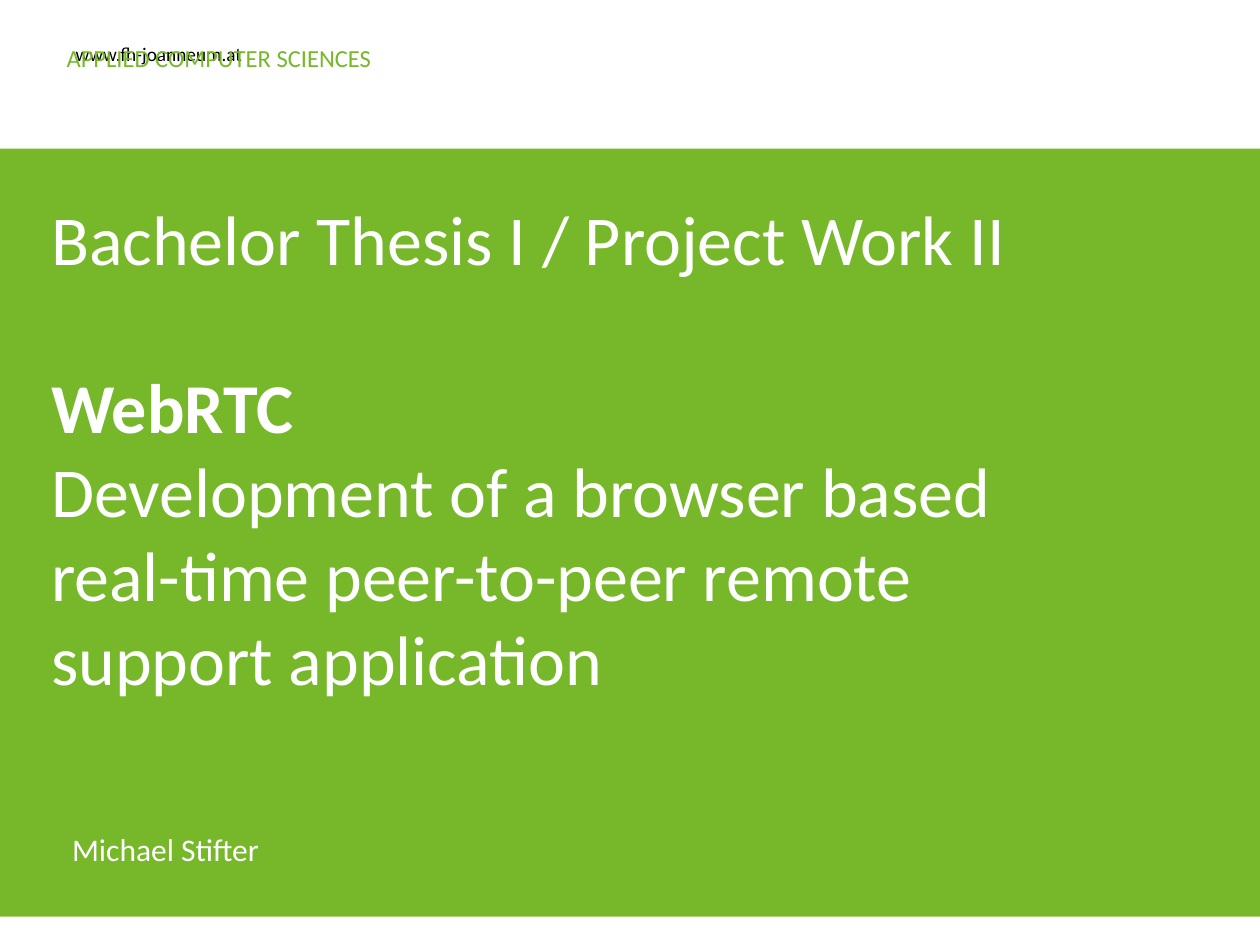
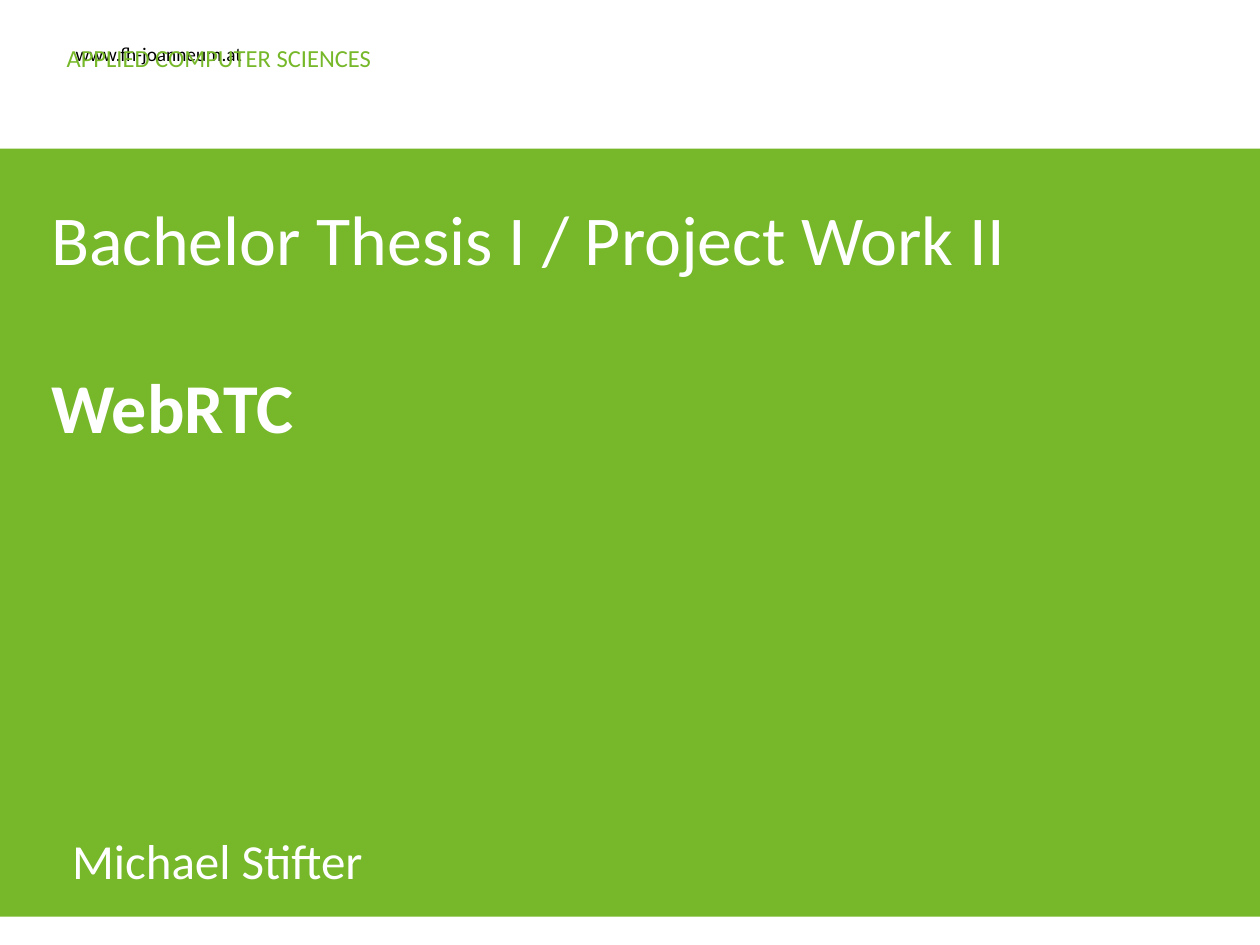
Before and after one commit to MICSTI/web-rtc, a slide deck: slide 1 of presentations/20151113 Initial presentation/WebRTC_Initial.pptx. Drawn at 1260x945 pixels with LibreOffice and Linux fonts; fonts in the diff are those of the drawing; background and template pictures are left out. Boxes give left, top, right and bottom in pixels: in the first picture for what was removed or moved away, otherwise in the second. Text is boxed around its words. In the diff, an @@ line names an element or a change of style, - is before the commit and + after.

```diff
--- a/presentations/20151113 Initial presentation/WebRTC_Initial.pptx
+++ b/presentations/20151113 Initial presentation/WebRTC_Initial.pptx
@@ text at <box>51,468,990,697</box>: paragraph removed @@
-Development of a browser based real-time peer-to-peer remote support application
@@ text "Michael Stifter" at <box>72,845,363,880</box>: size 18 to 28 pt @@
```
Also in this commit, not shown: 1 other slide changed.
